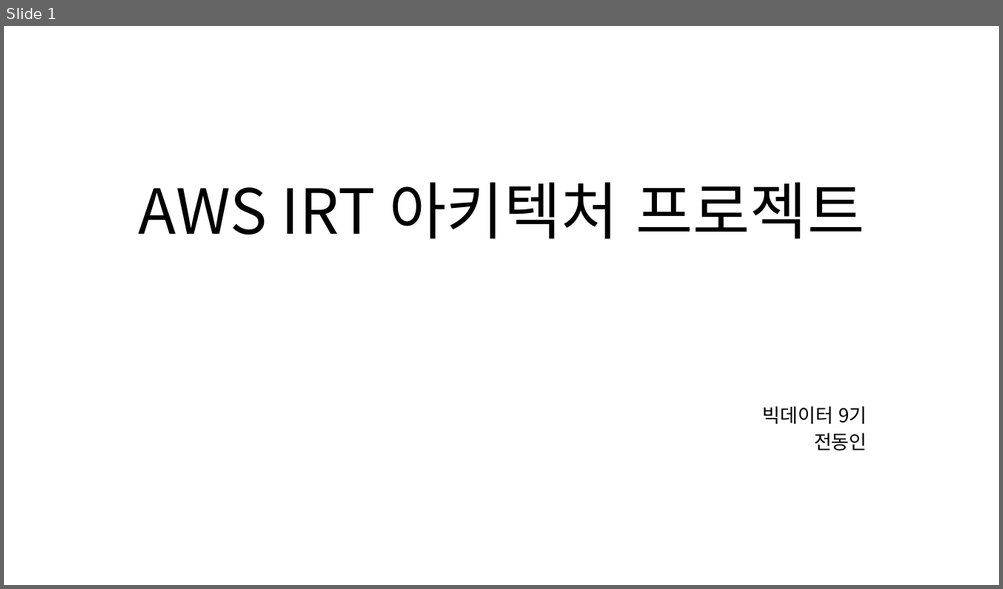
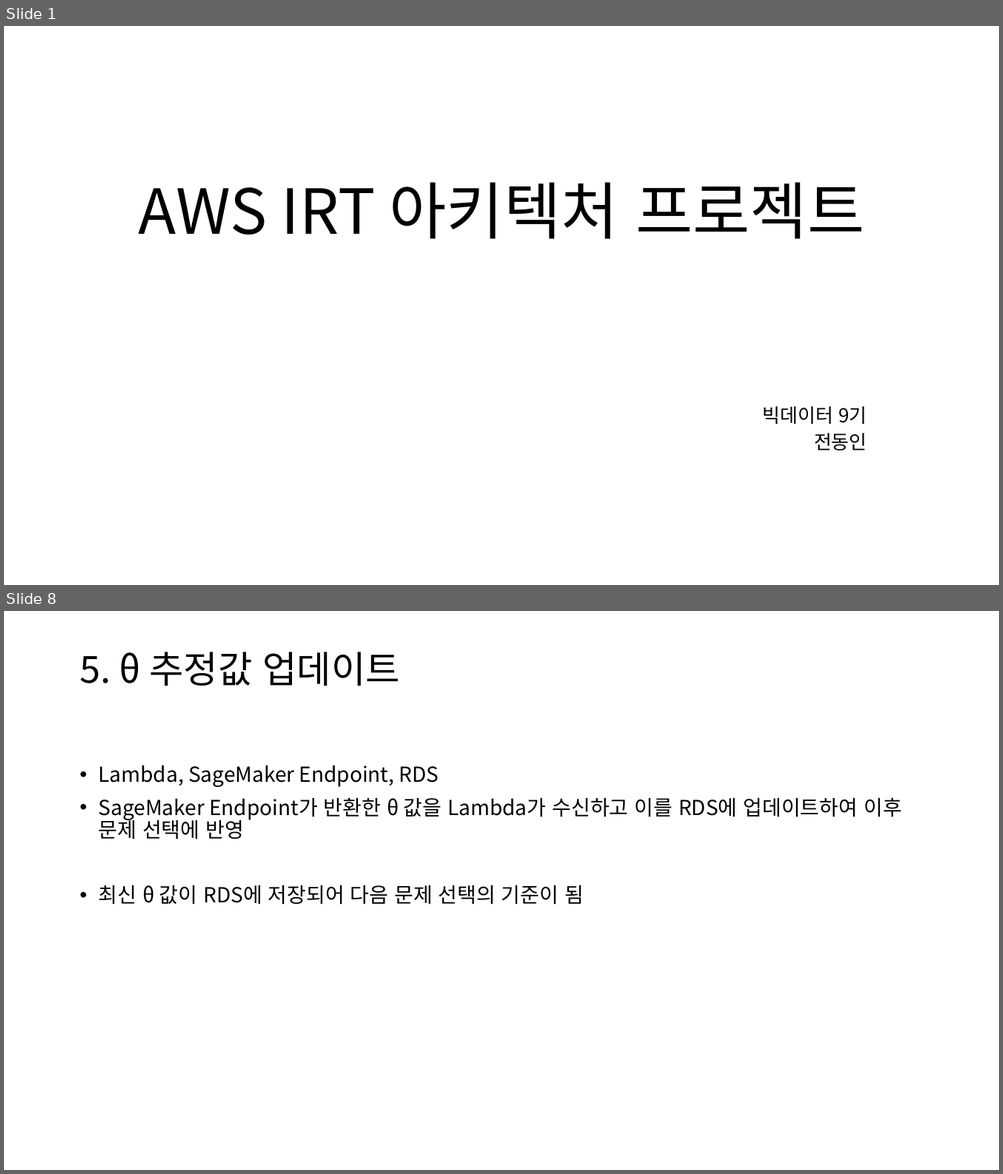
Before and after one commit to DonginJeon/Project, a slide deck: Personal/IRT_AWS/AWS IRT 아키텍처 프로젝트.pptx. Shown one above the other, each under a label of ours: slide 1 before the commit, slides 1 and 8 after it; the slides between them are not shown. The pictures are 1003x589 and 1003x1174 pixels, drawn with LibreOffice and Linux fonts; fonts in the diff are those of the drawing. Boxes give left, top, right and bottom in pixels: in the first picture for what was removed or moved away, otherwise in the second. Text is boxed around its words. In the diff, an @@ line names an element or a change of style, - is before the commit and + after.

```diff
--- a/Personal/IRT_AWS/AWS IRT 아키텍처 프로젝트.pptx
+++ b/Personal/IRT_AWS/AWS IRT 아키텍처 프로젝트.pptx
@@ slide 8 added at [4, 611, 999, 1170], background #FFFFFF @@
@@ title added at [79, 652, 400, 686], 36 pt, text #000000 @@
+5. θ 추정값 업데이트
@@ text added at [99, 765, 902, 905], 20 pt, text #000000 @@
+• Lambda, SageMaker Endpoint, RDS
+• SageMaker Endpoint가 반환한 θ 값을 Lambda가 수신하고 이를 RDS에 업데이트하여 이후 문제 선택에 반영
+• 최신 θ 값이 RDS에 저장되어 다음 문제 선택의 기준이 됨
```
Also in this commit, not shown: 5 slides changed, 7 other slides added, 3 slides removed, 56 other files.
